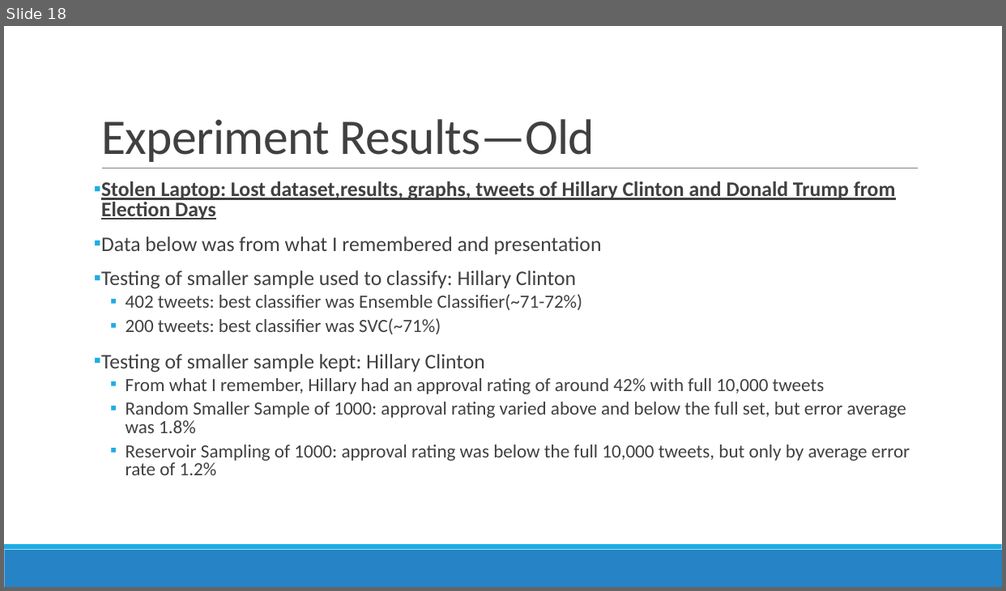
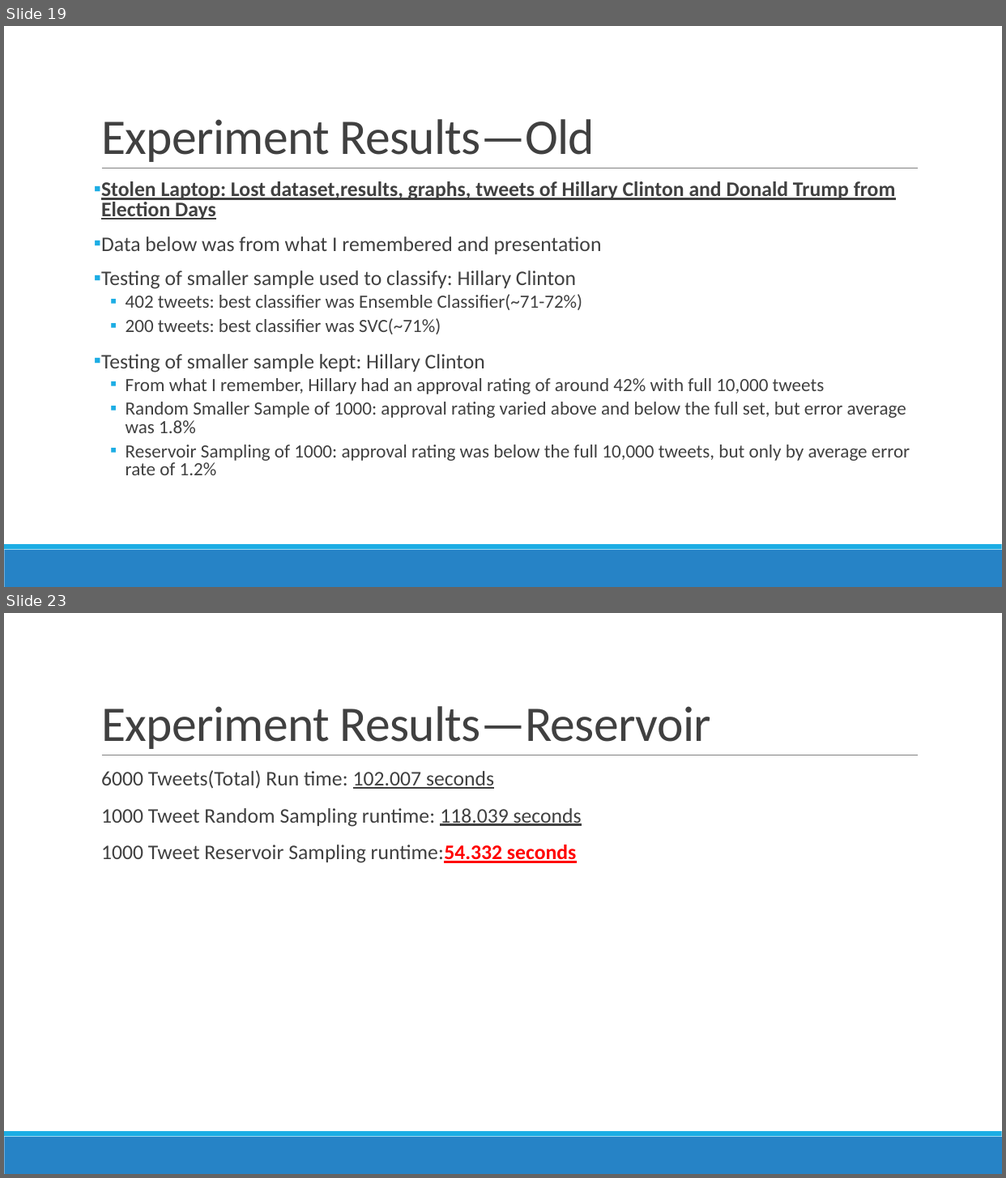
Before and after one commit to denniseh7/CS262, a slide deck: CS262_Project_Presentation_Dennis_Hsu.pptx. Shown one above the other, each under a label of ours: slide 18 before the commit, slides 19 and 23 after it; the slides between them are not shown. The pictures are 1006x591 and 1006x1178 pixels, drawn with LibreOffice and Linux fonts; fonts in the diff are those of the drawing. Boxes give left, top, right and bottom in pixels: in the first picture for what was removed or moved away, otherwise in the second. Text is boxed around its words. In the diff, an @@ line names an element or a change of style, - is before the commit and + after.

Commit message:
Finished remaking slides. Finished Project with Trump Tweets mined 12/6/16.

```diff
--- a/CS262_Project_Presentation_Dennis_Hsu.pptx
+++ b/CS262_Project_Presentation_Dennis_Hsu.pptx
@@ slide 23 added at [4,613,1002,1174], background #FFFFFF; not listed: 3 template elements that a slide beside it also shows @@
@@ title added at [101,706,711,749], 48 pt, text #404040 @@
+Experiment Results—Reservoir
@@ text added at [101,770,582,863], 20 pt, text #404040 @@
+  6000 Tweets(Total) Run time: 102.007 seconds
+  1000 Tweet Random Sampling runtime: 118.039 seconds
+  1000 Tweet Reservoir Sampling runtime:54.332 seconds
@@ what was slide 18 is now slide 19 @@
```
Also in this commit, not shown: 5 slides changed, 4 other slides added, 1 slide removed, 16 other files.
